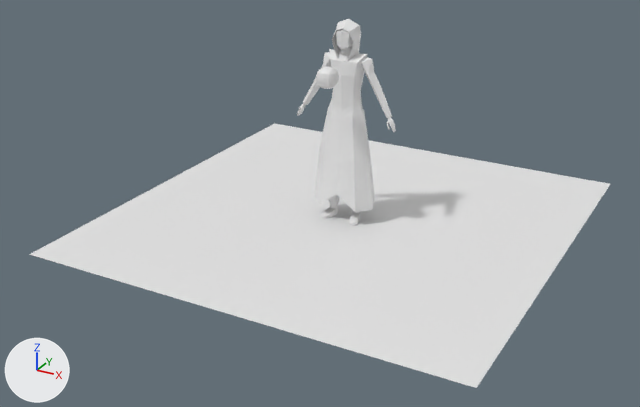
The Blender file salemstalker/Assets/3D/charatermodel/cultist.blend: old version first, new version second.
Camera for both pictures: a 50 mm camera at (3.58, -7.02, 3.58) aimed at (-0.07, -0.38, 0.27). The lights are fixed; the arrows at lower left show +X, +Y and +Z.
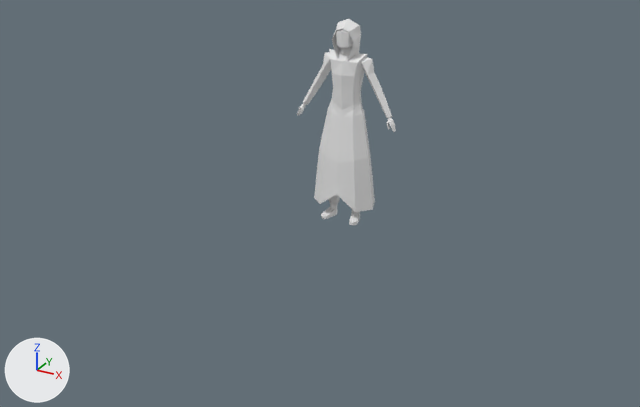
Patch to the scene script:
```diff
--- a/salemstalker/Assets/3D/charatermodel/cultist.blend.py
+++ b/salemstalker/Assets/3D/charatermodel/cultist.blend.py
@@ ob_plane_001 @@
-ob_plane_001 = bpy.data.objects.new('Plane.001', me_plane_001)
-ob_plane_001.location = (0.0, 0.0, 0.0)
-ob_plane_001.scale = (2.08, 2.08, 2.08)
@@ ob_cube_001 @@
-ob_cube_001 = bpy.data.objects.new('Cube.001', me_cube)
-ob_cube_001.location = (0.008, -0.391, 1.481)
-ob_cube_001.scale = (0.0933, 0.0933, 0.0933)
```

Location of each change, (x1, y1, x2, y2) in pixels of the pictures (640 x 407 px):
'Plane.001', deleted: before (29, 123, 610, 388)
'Cube.001', deleted: before (316, 67, 339, 89)
